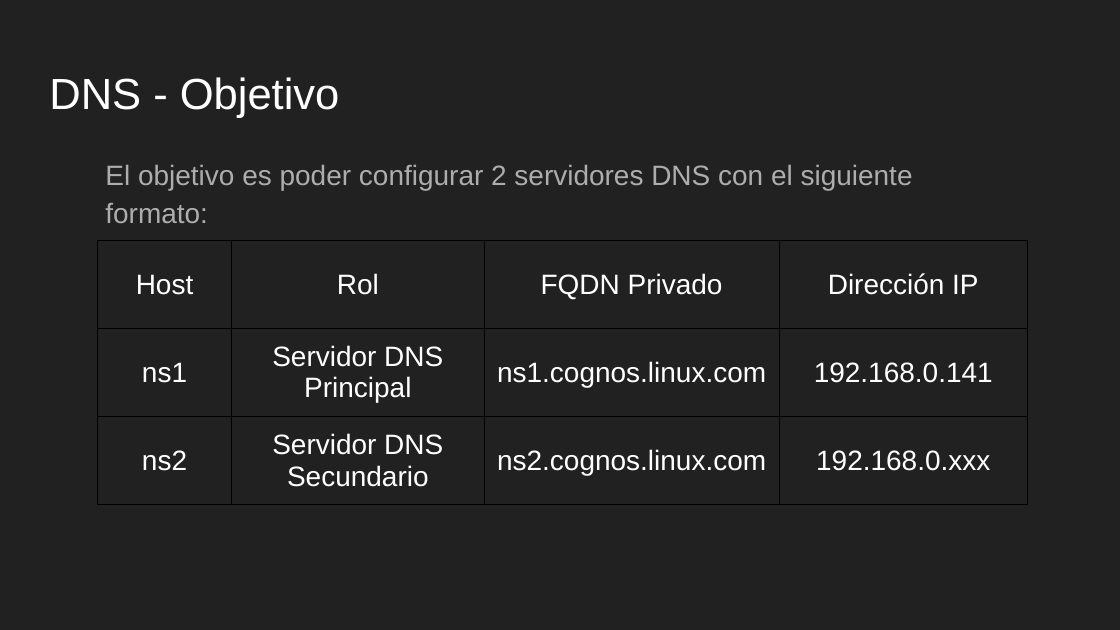
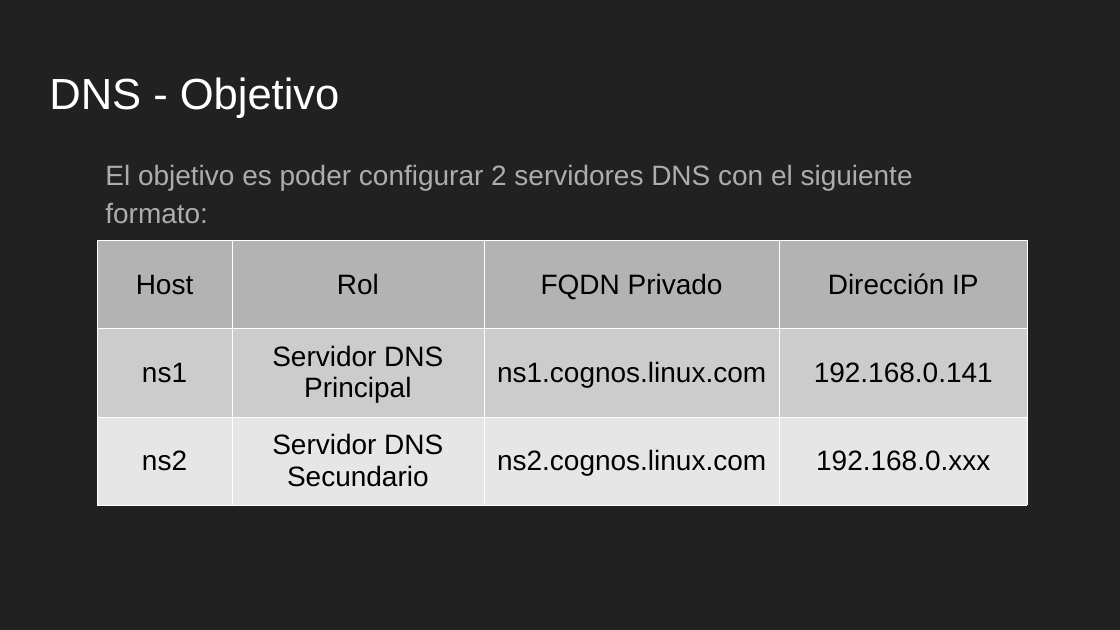
Before and after one commit to tabris2015/LNX102_103, a slide deck: slide 22 of slides/Sesion9.odp. Drawn at 1120x630 pixels with LibreOffice and Linux fonts; fonts in the diff are those of the drawing. Boxes give left, top, right and bottom in pixels: in the first picture for what was removed or moved away, otherwise in the second. Text is boxed around its words. In the diff, an @@ line names an element or a change of style, - is before the commit and + after.

```diff
--- a/slides/Sesion9.odp
+++ b/slides/Sesion9.odp
@@ table at bbox=[97, 241, 1028, 505] @@
@@ fill none to #B3B3B3 in row 1 @@
@@ fill none to #CCCCCC in row 2 @@
@@ fill none to #E6E6E6 in row 3 @@
@@ text colour #FFFFFF to #000000 @@
@@ borders changed @@
```
Also in this commit, not shown: 1 other slide changed, 5 other files.
